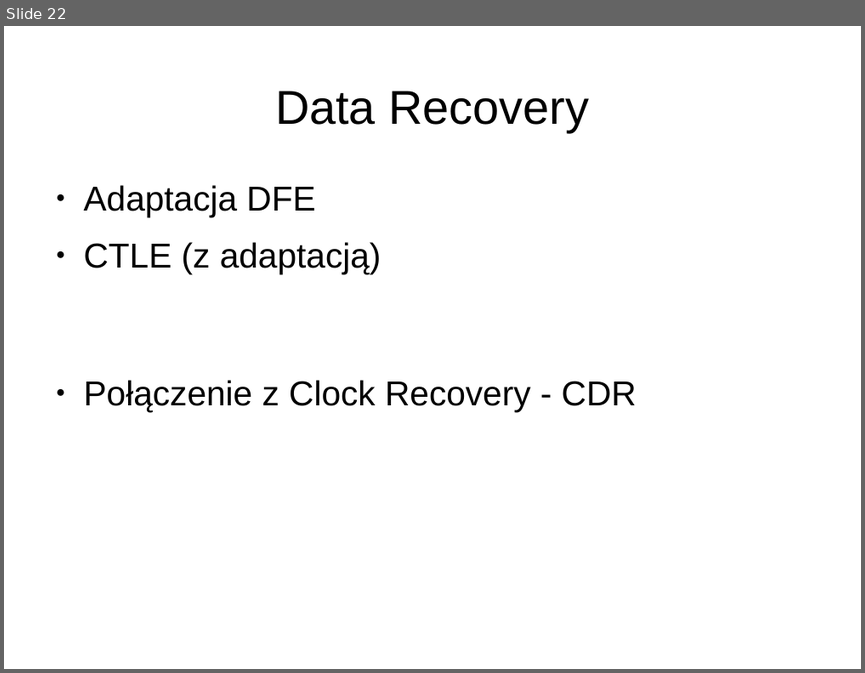
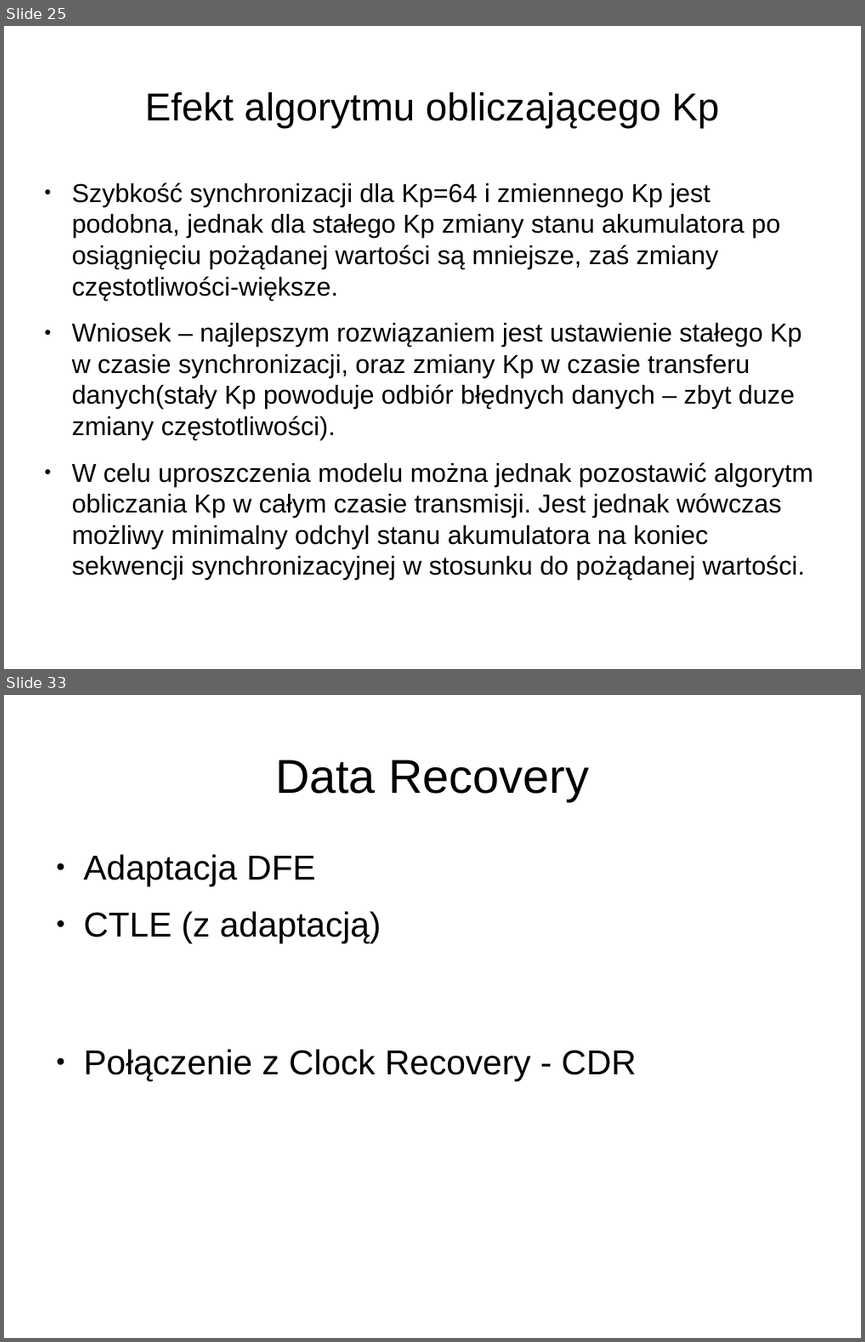
Before and after one commit to joannabp/ProjektSynopsys, a slide deck: Untitled 1.odp. Shown one above the other, each under a label of ours: slide 22 before the commit, slides 25 and 33 after it; the slides between them are not shown. The pictures are 865x673 and 865x1342 pixels, drawn with LibreOffice and Linux fonts; fonts in the diff are those of the drawing. Boxes give left, top, right and bottom in pixels: in the first picture for what was removed or moved away, otherwise in the second. Text is boxed around its words. In the diff, an @@ line names an element or a change of style, - is before the commit and + after.

```diff
--- a/Untitled 1.odp
+++ b/Untitled 1.odp
@@ slide 25 added at (x1=4, y1=26, x2=861, y2=669), background #FFFFFF @@
@@ title added at (x1=145, y1=92, x2=720, y2=128), 36 pt, text #000000 @@
+Efekt algorytmu obliczającego Kp
@@ text added at (x1=72, y1=182, x2=813, y2=579), 24 pt, text #000000 @@
+● Szybkość synchronizacji dla Kp=64 i zmiennego Kp jest podobna, jednak dla stałego Kp zmiany stanu akumulatora po osiągnięciu pożądanej wartości są mniejsze, zaś zmiany częstotliwości-większe.
+● Wniosek – najlepszym rozwiązaniem jest ustawienie stałego Kp w czasie synchronizacji, oraz zmiany Kp w czasie transferu danych(stały Kp powoduje odbiór błędnych danych – zbyt duze zmiany częstotliwości).
+● W celu uproszczenia modelu można jednak pozostawić algorytm obliczania Kp w całym czasie transmisji. Jest jednak wówczas możliwy minimalny odchyl stanu akumulatora na koniec sekwencji synchronizacyjnej w stosunku do pożądanej wartości.
@@ what was slide 22 is now slide 33 @@
```
Also in this commit, not shown: 6 slides changed, 10 other slides added, 1 other file.
